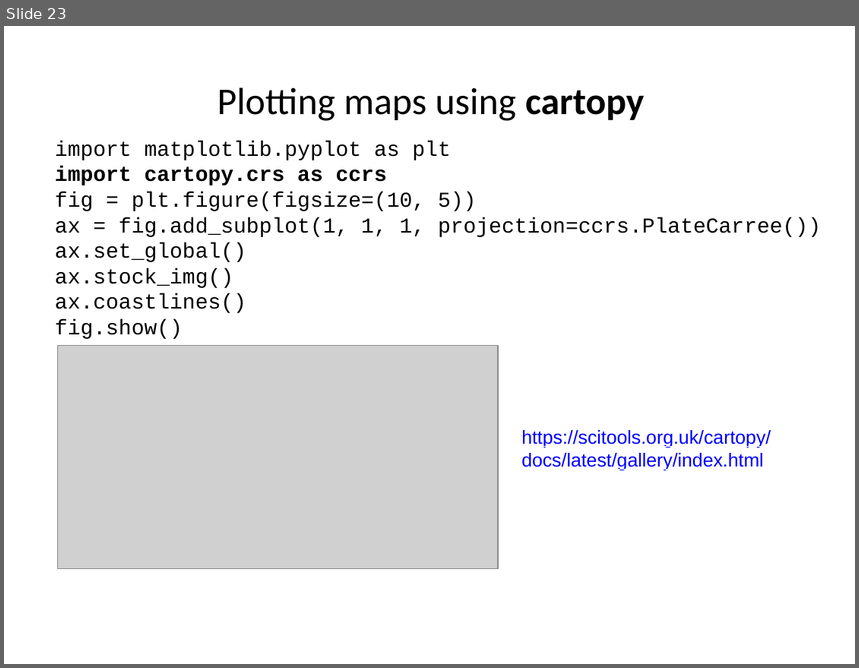
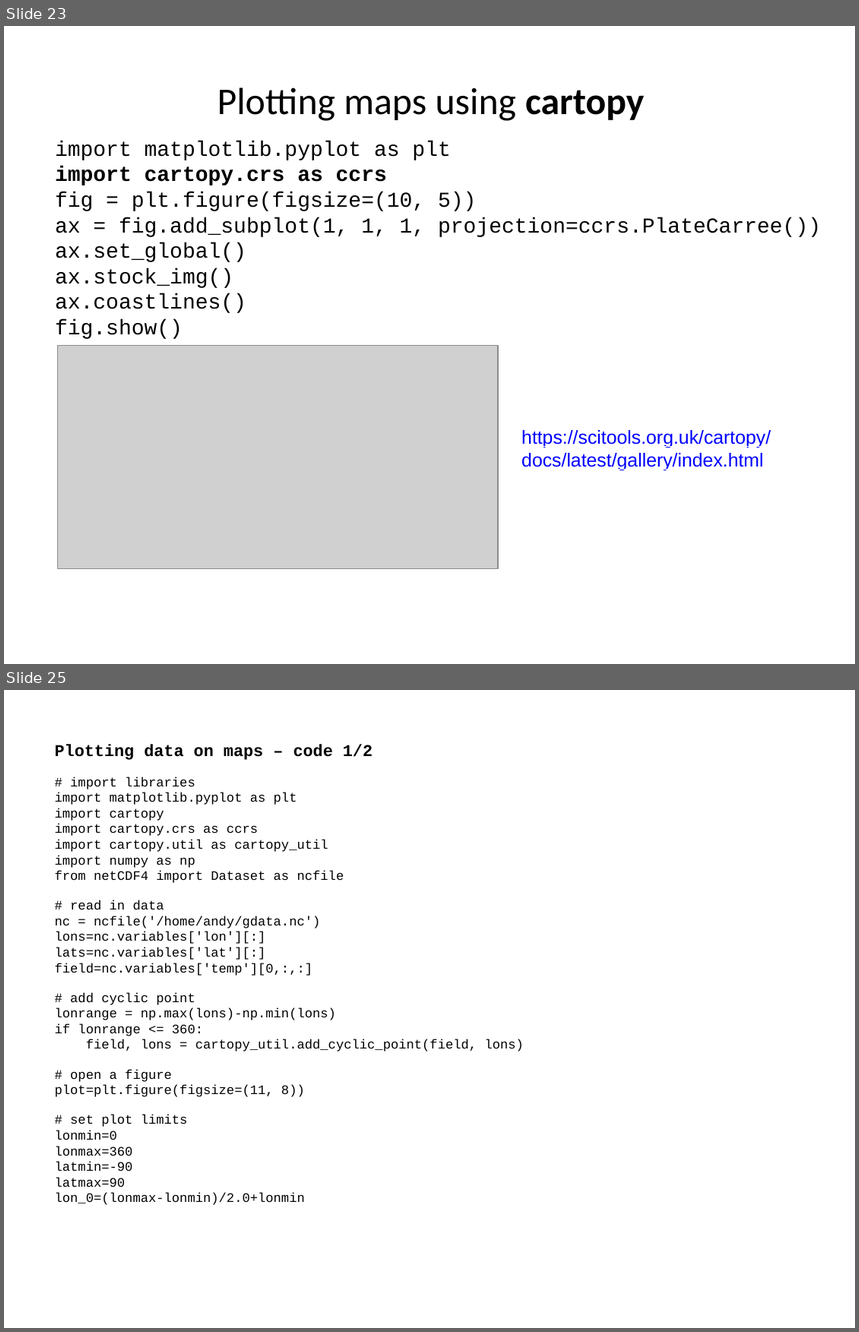
Before and after one commit to ncasuk/ncas-isc, a slide deck: python/presentations/visualisation/matplotlib_and_cartopy.pptx. Shown one above the other, each under a label of ours: slide 23 before the commit, slides 23 and 25 after it; the slides between them are not shown. The pictures are 859x668 and 859x1332 pixels, drawn with LibreOffice and Linux fonts; fonts in the diff are those of the drawing; grey boxes stand for pictures; background and template pictures are left out. Boxes give left, top, right and bottom in pixels: in the first picture for what was removed or moved away, otherwise in the second. Text is boxed around its words. In the diff, an @@ line names an element or a change of style, - is before the commit and + after.

Commit message:
ajh mods - cartopy integration

```diff
--- a/python/presentations/visualisation/matplotlib_and_cartopy.pptx
+++ b/python/presentations/visualisation/matplotlib_and_cartopy.pptx
@@ slide 25 added at [4,690,855,1328], background picture (left out) @@
@@ text added at [55,744,524,1205], 11 pt, text #000000 @@
+Plotting data on maps – code 1/2
+# import libraries
+import matplotlib.pyplot as plt
+import cartopy
+import cartopy.crs as ccrs
+import cartopy.util as cartopy_util
+import numpy as np
+from netCDF4 import Dataset as ncfile
+# read in data
+nc = ncfile('/home/andy/gdata.nc')
+lons=nc.variables['lon'][:]
+lats=nc.variables['lat'][:]
+field=nc.variables['temp'][0,:,:]
+# add cyclic point
+lonrange = np.max(lons)-np.min(lons)
+if lonrange <= 360:
+field, lons = cartopy_util.add_cyclic_point(field, lons)
+# open a figure
+plot=plt.figure(figsize=(11, 8))
+# set plot limits
+lonmin=0
+lonmax=360
+latmin=-90
+latmax=90
+lon_0=(lonmax-lonmin)/2.0+lonmin
```
Also in this commit, not shown: 5 slides changed, 1 other slide added, 4 other files.
